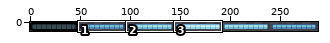
Two versions of one sprite sheet, Assets/Art/Misc/StaminaBar.png. Above: a wide view before the commit, with the close-up outlined.
Close-up. As it was:
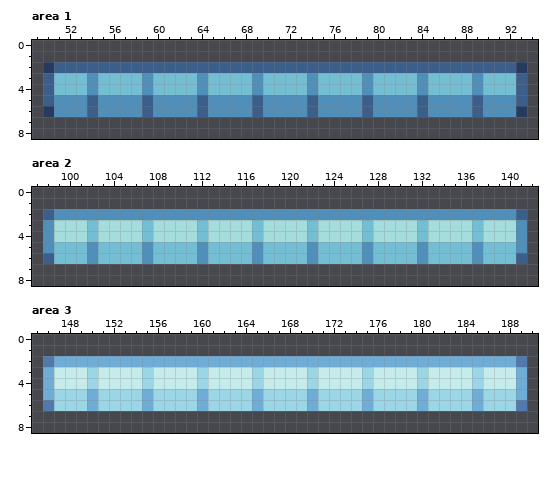
The file is 288x9 pixels. Shown: area 1: x 49..94, y 0..8; area 2: x 97..142, y 0..8; area 3: x 145..190, y 0..8. The commit also changed other parts of the picture, which this record leaves out.
Now the later version:
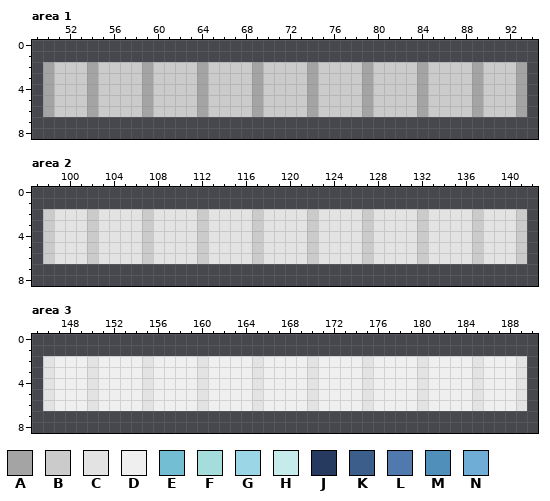
Palette (. is transparent): A #a4a4a4  B #cbcbcb  C #e3e3e3  D #efefef  E #73bed3  F #a4dddb  G #9bd6e7  H #c5ebea  J #253a5e  K #3c5e8b  L #5179ad  M #4f8fba  N #6fadd7
Edits made:
Changed rows in their new state; - is an unchanged pixel.
Area 1:
first column x 50:
2 ABBBABBBBABBBBABBBBABBBBABBBBABBBBABBBBABBBA
3 ABBBABBBBABBBBABBBBABBBBABBBBABBBBABBBBABBBA
4 ABBBABBBBABBBBABBBBABBBBABBBBABBBBABBBBABBBA
5 ABBBABBBBABBBBABBBBABBBBABBBBABBBBABBBBABBBA
6 ABBBABBBBABBBBABBBBABBBBABBBBABBBBABBBBABBBA
Area 2:
first column x 98:
2 BCCCBCCCCBCCCCBCCCCBCCCCBCCCCBCCCCBCCCCBCCCB
3 BCCCBCCCCBCCCCBCCCCBCCCCBCCCCBCCCCBCCCCBCCCB
4 BCCCBCCCCBCCCCBCCCCBCCCCBCCCCBCCCCBCCCCBCCCB
5 BCCCBCCCCBCCCCBCCCCBCCCCBCCCCBCCCCBCCCCBCCCB
6 BCCCBCCCCBCCCCBCCCCBCCCCBCCCCBCCCCBCCCCBCCCB
Area 3:
first column x 146:
2 CDDDCDDDDCDDDDCDDDDCDDDDCDDDDCDDDDCDDDDCDDDC
3 CDDDCDDDDCDDDDCDDDDCDDDDCDDDDCDDDDCDDDDCDDDC
4 CDDDCDDDDCDDDDCDDDDCDDDDCDDDDCDDDDCDDDDCDDDC
5 CDDDCDDDDCDDDDCDDDDCDDDDCDDDDCDDDDCDDDDCDDDC
6 CDDDCDDDDCDDDDCDDDDCDDDDCDDDDCDDDDCDDDDCDDDC
Boxes around the changes in both close-ups, in picture pixels (x1, y1, x2, y2):
changed: (43, 62, 527, 117)
changed: (43, 209, 527, 264)
changed: (43, 356, 527, 411)
